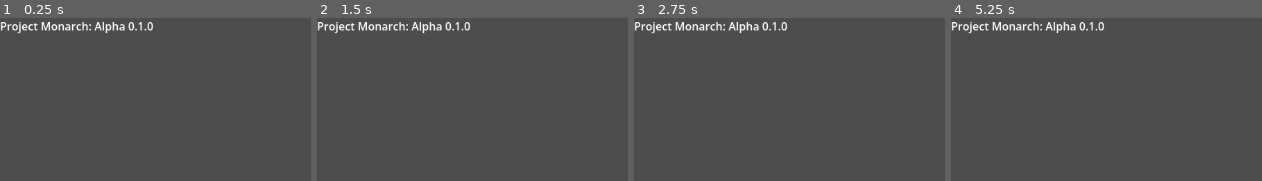
Above: before the commit, frames 1-4 (left to right).
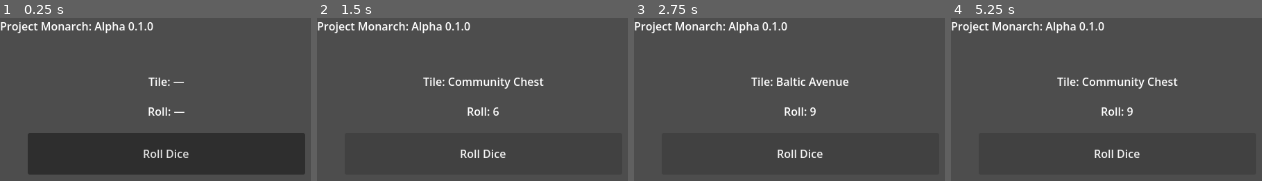
Above: after the commit, the same moments.

Repository: BrianMWright/project-monarch
Game: Godot game, scene res://main.tscn
The game is run twice, just before and just after one commit, with the same random seed, the same clock (stepped at 60 frames per second) and the same inputs. The project has no main scene, so this scene is started directly.
Inputs (mouse positions are in pixels of both pictures, inside the frame that each line leads up to):
- Up to frame 1 (0.25 s): no input
- Up to frame 2 (1.5 s): click (484, 153) at 0.5 s, where only the run after the commit has a clickable "Roll Dice"; click (484, 153) at 1.25 s, where only the run after the commit has a clickable "Roll Dice"
- Up to frame 3 (2.75 s): click (801, 153) at 2 s, where only the run after the commit has a clickable "Roll Dice"
- Up to frame 4 (5.25 s): tap Enter at 2.75, 4.25 s; tap Space at 3.5, 5 s

The runs differ from the first frame. In frame 1, 23% of the frame differs, in the area x 9-99%, y 36-96%; in frame 2, 1.7%; in frame 3, 1.6%; in frame 4, 1.8%.

Commit message:
Add DiceRoller, UI layer, and Android CI pipeline
- DiceRoller.gd: randomised 2d6 roll, emits rolled(steps) signal
- main.tscn: CanvasLayer UI with LabelTile, LabelRoll, ButtonRoll
- main.gd: wires Button → DiceRoller → Player → UI; removes hardcoded move
- export_presets.cfg: Android (.aab, arm64) and iOS presets
- mobile-build.yml: signed Android AAB on push to main (iOS pending $99 fee)

Co-Authored-By: Claude Sonnet 4.6 <noreply@anthropic.com>

Diff:
--- /dev/null
+++ b/src/monarch-game/DiceRoller.gd
@@ -0,0 +1,54 @@
+## DiceRoller.gd
+## A self-contained utility node that simulates a standard Monopoly dice roll.
+##
+## Usage:
+##   1. Add as a child node in your scene.
+##   2. Connect the [signal rolled] signal to [method Player.move_player].
+##   3. Call [method roll] whenever the player should take their turn.
+##
+## Live Ops note: [member num_dice] and [member die_faces] are exported so a
+## remote-config system can override them at runtime for limited-time events
+## (e.g. "Speed Week" with 3 dice, or a d8 variant) without an app-store update.
+
+class_name DiceRoller
+extends Node
+
+# ---------------------------------------------------------------------------
+# Signals
+# ---------------------------------------------------------------------------
+
+## Emitted after every roll with the total number of steps to move.
+## Connect this directly to [method Player.move_player].
+signal rolled(steps: int)
+
+# ---------------------------------------------------------------------------
+# Configuration — overridable via Live Ops / remote config
+# ---------------------------------------------------------------------------
+
+## Number of dice to roll. Standard Monopoly uses 2.
+@export var num_dice: int = 2
+
+## Number of faces on each die. Standard is 6.
+@export var die_faces: int = 6
+
+# ---------------------------------------------------------------------------
+# Public API
+# ---------------------------------------------------------------------------
+
+## Rolls all dice, prints each result, emits [signal rolled] with the total,
+## and returns the total for callers that want a synchronous result.
+##
+## Live Ops note: Insert a pre-roll modifier hook here to apply buffs such as
+## "guaranteed doubles" or "minimum roll 6" from a server-side event config.
+func roll() -> int:
+	var results: Array[int] = []
+	var total: int = 0
+
+	for i in num_dice:
+		var result: int = randi_range(1, die_faces)
+		results.append(result)
+		total += result
+
+	print("[DiceRoller] Rolled %s → total: %d" % [str(results), total])
+	rolled.emit(total)
+	return total
--- a/src/monarch-game/main.gd
+++ b/src/monarch-game/main.gd
@@ -1,9 +1,55 @@
+## main.gd
+## Entry point for the Main scene. Wires up core node dependencies and UI.
+##
+## Orchestration only — no game logic lives here.
+## Live Ops note: This is the right place to await a session-start
+## remote-config fetch before enabling the Roll button, so tile data
+## and dice config are guaranteed fresh from the server before play begins.
+
 extends Node2D
 
-func _ready():
-	# Wait one frame to ensure everything is loaded
+# UI node references — populated once in _ready(), used by signal callbacks.
+var _label_tile: Label
+var _label_roll: Label
+
+
+func _ready() -> void:
+	# Wait one frame to ensure all child nodes are fully initialised.
 	await get_tree().process_frame
 
-	# Find our Player node and tell it to move 2 spaces
-	var player = $Player
-	player.move_player(2)
+	var dice_roller: DiceRoller = $DiceRoller
+	var player:      Player     = $Player
+	var button_roll: Button     = $UI/VBoxContainer/ButtonRoll
+	_label_tile                 = $UI/VBoxContainer/LabelTile
+	_label_roll                 = $UI/VBoxContainer/LabelRoll
+
+	# --- Signal wiring -------------------------------------------------------
+
+	# Core game loop: a roll result drives the player's movement.
+	dice_roller.rolled.connect(player.move_player)
+
+	# UI feedback: update the roll display whenever the dice are cast.
+	# Live Ops note: also connect dice_roller.rolled to an analytics event here.
+	dice_roller.rolled.connect(_on_rolled)
+
+	# UI feedback: update the tile display whenever the player lands.
+	# Live Ops note: connect player.tile_landed to a tile-event handler here
+	# (e.g. trigger a "Community Chest" card draw from a remote deck).
+	player.tile_landed.connect(_on_tile_landed)
+
+	# Player input: pressing the button triggers a roll.
+	# The hardcoded dice_roller.roll() call that was in _ready() is gone —
+	# the player now owns when their turn starts.
+	button_roll.pressed.connect(dice_roller.roll)
+
+
+# ---------------------------------------------------------------------------
+# UI callbacks — keep these thin; they update display only.
+# ---------------------------------------------------------------------------
+
+func _on_rolled(steps: int) -> void:
+	_label_roll.text = "Roll: %d" % steps
+
+
+func _on_tile_landed(tile: Dictionary) -> void:
+	_label_tile.text = "Tile: %s" % tile.get("name", "—")
--- a/src/monarch-game/main.tscn
+++ b/src/monarch-game/main.tscn
@@ -3,6 +3,7 @@
 [ext_resource type="Script" uid="uid://vrl3t6rn8fpt" path="res://main.gd" id="1_h2yge"]
 [ext_resource type="Script" uid="uid://dcbqtmwlajuih" path="res://Player.gd" id="2_1bvp3"]
 [ext_resource type="Script" uid="uid://dhwsea0omd264" path="res://BoardData.gd" id="3_lquwl"]
+[ext_resource type="Script" uid="uid://bx3dpf7qk2vwn" path="res://DiceRoller.gd" id="4_droll"]
 
 [sub_resource type="Resource" id="Resource_7mycd"]
 script = ExtResource("3_lquwl")
@@ -16,6 +17,31 @@
 offset_bottom = 23.0
 text = "Project Monarch: Alpha 0.1.0"
 
+[node name="DiceRoller" type="Node" parent="." unique_id=3847261905]
+script = ExtResource("4_droll")
+
 [node name="Player" type="Node" parent="." unique_id=1229729455]
 script = ExtResource("2_1bvp3")
 board_data = SubResource("Resource_7mycd")
+
+[node name="UI" type="CanvasLayer" parent="." unique_id=2938471650]
+
+[node name="VBoxContainer" type="VBoxContainer" parent="UI" unique_id=1837462610]
+offset_left = 40.0
+offset_top = 80.0
+offset_right = 440.0
+offset_bottom = 320.0
+theme_override_constants/separation = 20
+
+[node name="LabelTile" type="Label" parent="UI/VBoxContainer" unique_id=3746182950]
+text = "Tile: —"
+horizontal_alignment = 1
+
+[node name="LabelRoll" type="Label" parent="UI/VBoxContainer" unique_id=2039481756]
+text = "Roll: —"
+horizontal_alignment = 1
+
+[node name="ButtonRoll" type="Button" parent="UI/VBoxContainer" unique_id=4129381056]
+custom_minimum_size = Vector2(0, 60)
+size_flags_horizontal = 3
+text = "Roll Dice"
Not shown, added: src/monarch-game/DiceRoller.gd.uid
Not shown, added: src/monarch-game/export_presets.cfg
Not shown, added: .github/workflows/mobile-build.yml
